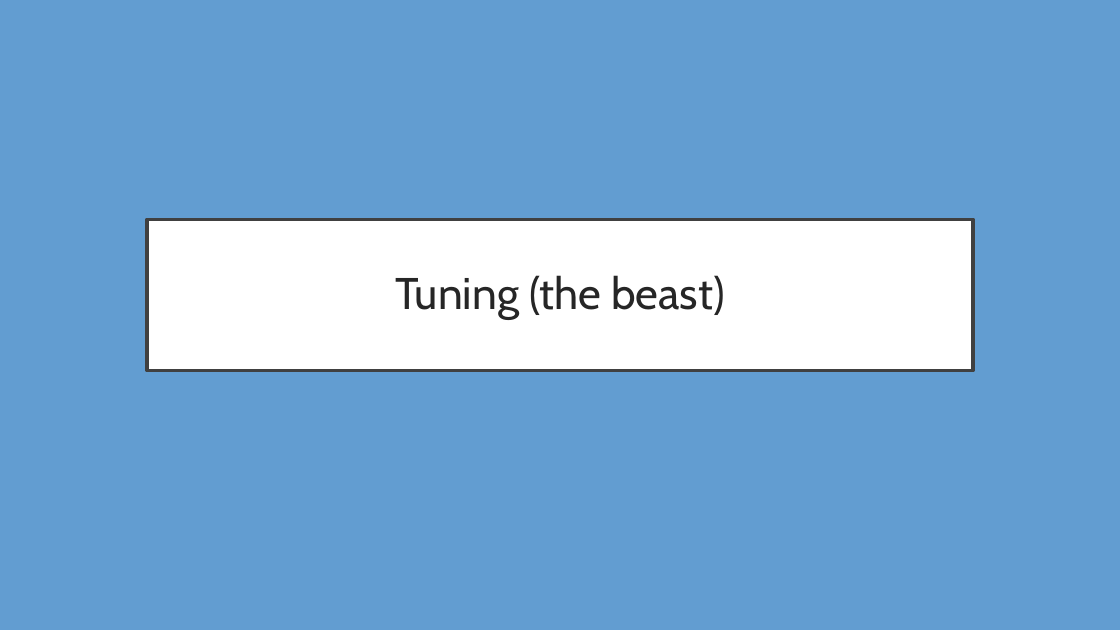
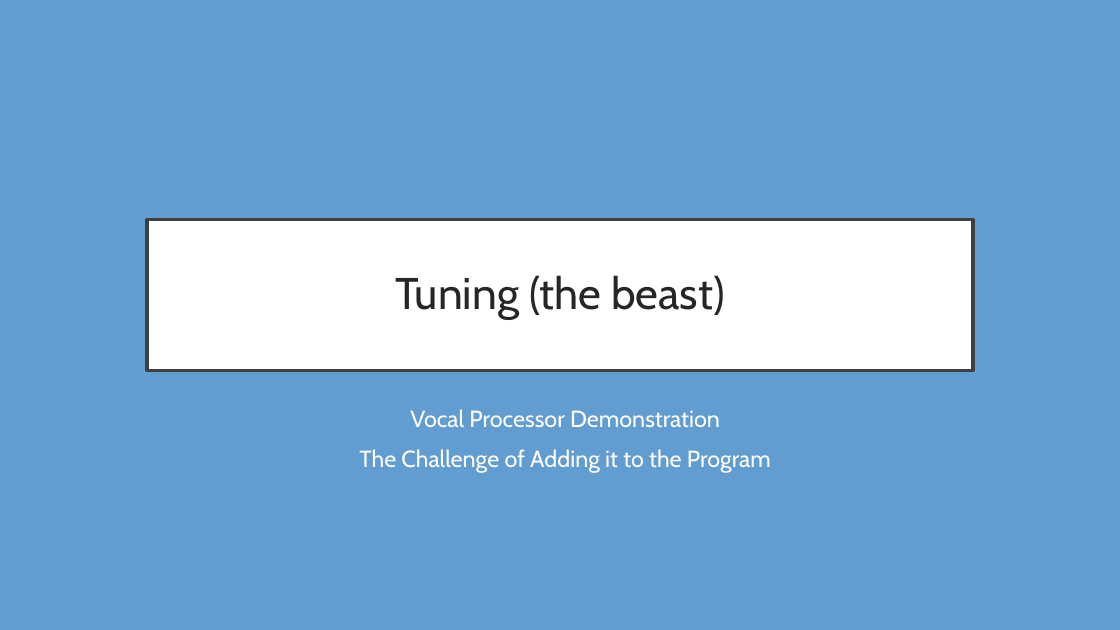
Before and after one commit to Thatawesomeguy4/FiddlePracticeAppCPSC4910, a slide deck: slide 13 of Fid'Lin Presentation2.pptx (slide 12 before the commit). Drawn at 1120x630 pixels with LibreOffice and Linux fonts; fonts in the diff are those of the drawing. Boxes give left, top, right and bottom in pixels: in the first picture for what was removed or moved away, otherwise in the second. Text is boxed around its words. In the diff, an @@ line names an element or a change of style, - is before the commit and + after.

Commit message:
Updated PResentation

```diff
--- a/Fid'Lin Presentation2.pptx
+++ b/Fid'Lin Presentation2.pptx
@@ subtitle added at (359,409,771,473), 20 pt, text #FEFEFE @@
+Vocal Processor Demonstration
+The Challenge of Adding it to the Program
```
Also in this commit, not shown: 3 slides added.
